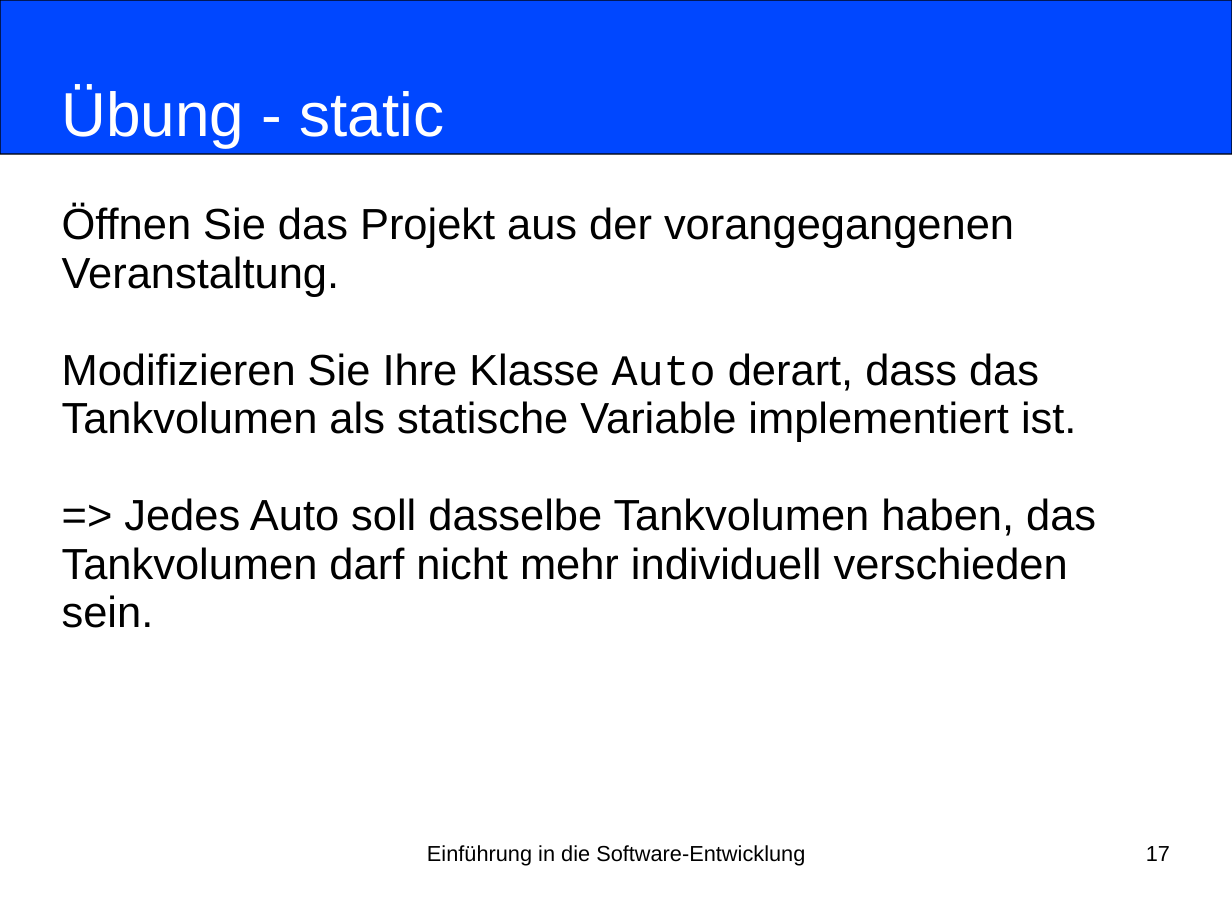
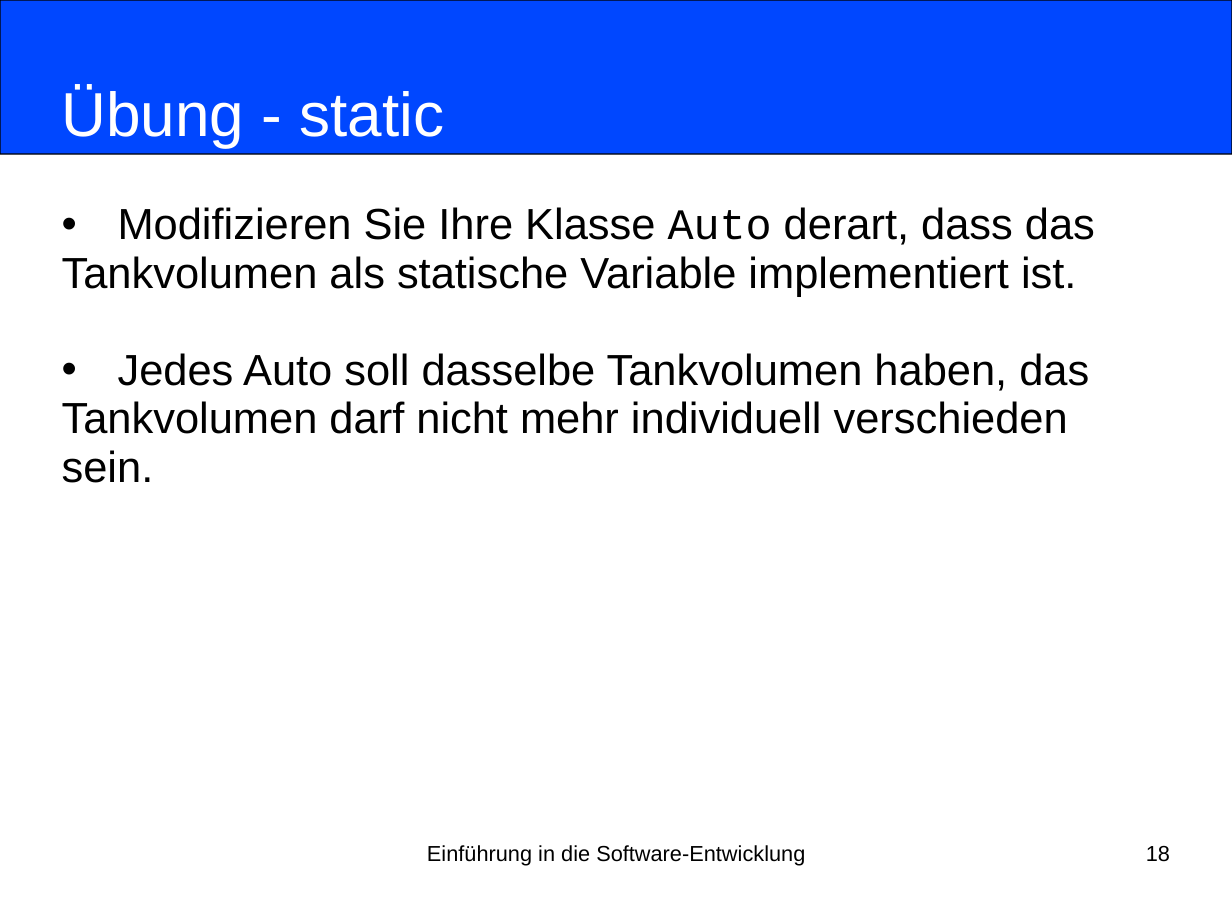
Before and after one commit to nordakademie-einfuehrung-java/vorlesungsskript, a slide deck: slide 18 of folien/Semester_03_Termin_08_Kapitel07.pptx (slide 17 before the commit). Drawn at 1232x924 pixels with LibreOffice and Linux fonts; fonts in the diff are those of the drawing. Boxes give left, top, right and bottom in pixels: in the first picture for what was removed or moved away, otherwise in the second. Text is boxed around its words. In the diff, an @@ line names an element or a change of style, - is before the commit and + after.

```diff
--- a/folien/Semester_03_Termin_08_Kapitel07.pptx
+++ b/folien/Semester_03_Termin_08_Kapitel07.pptx
@@ subtitle at (62, 204, 1014, 297): paragraphs removed @@
-Öffnen Sie das Projekt aus der vorangegangenen
-Veranstaltung.
@@ subtitle at (118, 207, 1095, 245): bullet none to • @@
@@ subtitle at (118, 353, 1089, 391): text changed @@
-=> Jedes Auto soll dasselbe Tankvolumen haben, das
+• Jedes Auto soll dasselbe Tankvolumen haben, das
@@ page number at (1146, 846, 1170, 862): text changed @@
-17
+18
```
Also in this commit, not shown: 1 other slide changed, 1 slide added.
